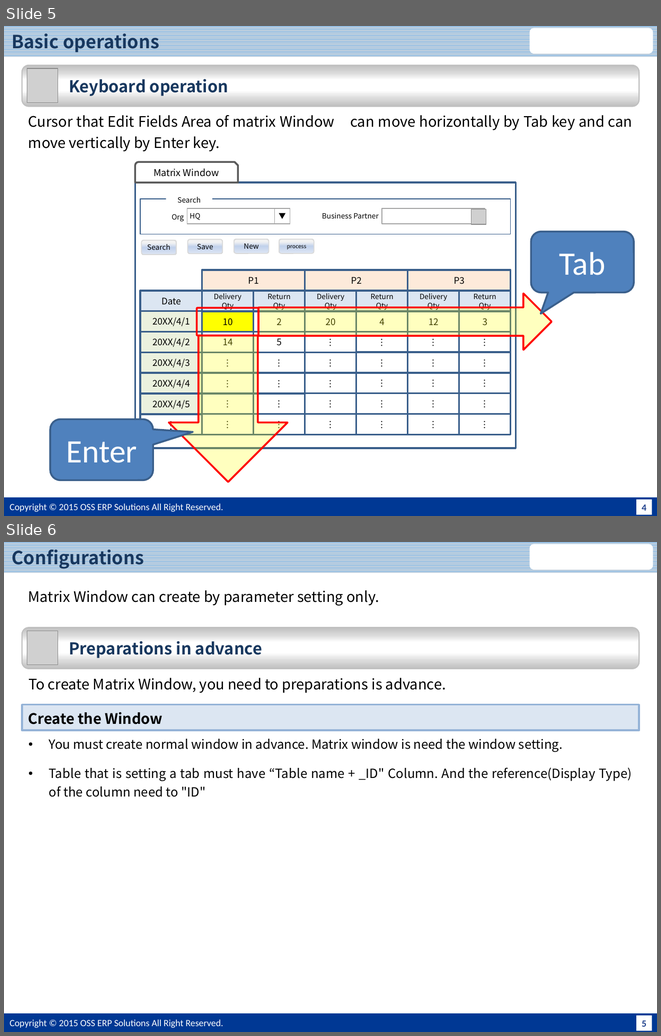
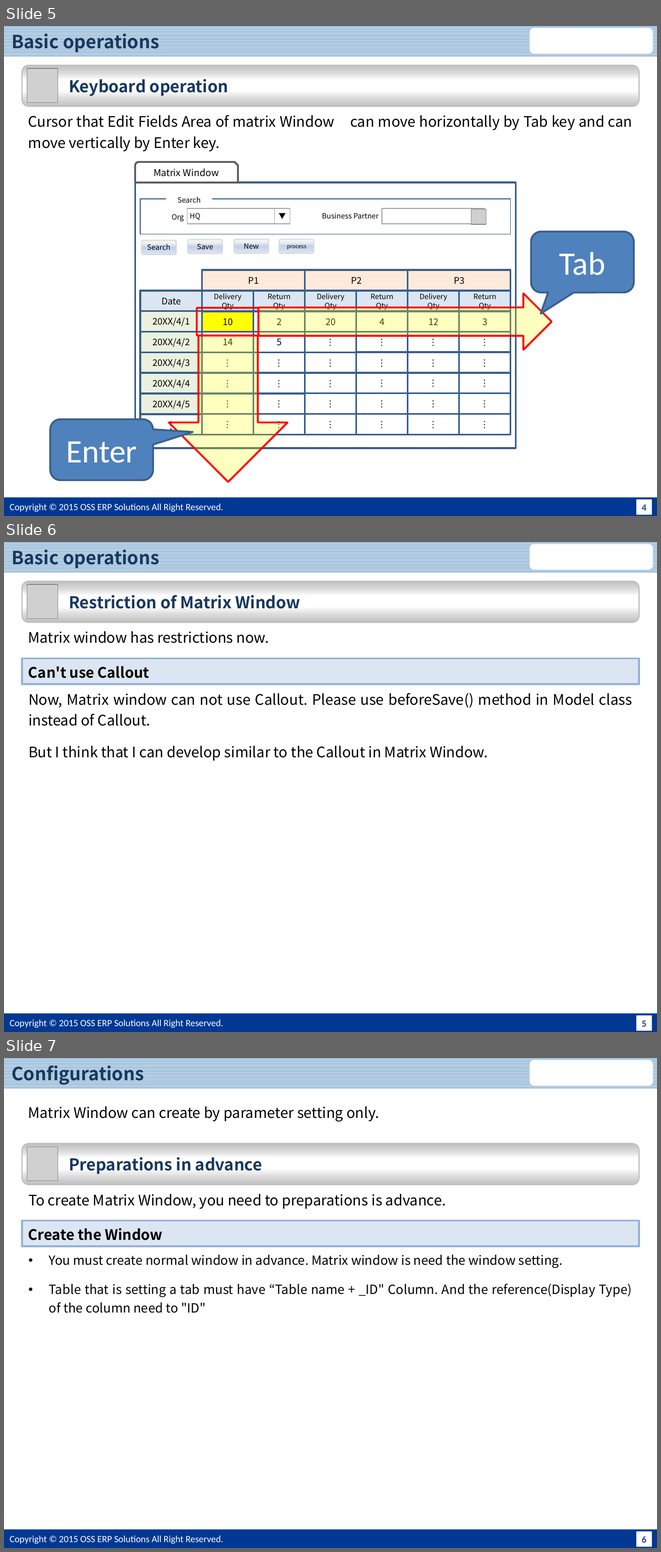
Before and after one commit to JPiere/jpiere.plugin.webui.matrixwindow, a slide deck: Doc/JPIERE-0098_MatrixWindow.pptx. Shown one above the other, each under a label of ours: slides 5 and 6 before the commit, slides 5, 6 and 7 after it. The pictures are 661x1036 and 661x1552 pixels, drawn with LibreOffice and Linux fonts; fonts in the diff are those of the drawing; grey boxes stand for pictures; background and template pictures are left out. Boxes give left, top, right and bottom in pixels: in the first picture for what was removed or moved away, otherwise in the second. Text is boxed around its words. In the diff, an @@ line names an element or a change of style, - is before the commit and + after.

Commit message:
update document

```diff
--- a/Doc/JPIERE-0098_MatrixWindow.pptx
+++ b/Doc/JPIERE-0098_MatrixWindow.pptx
@@ slide 6 added at bbox=[4, 542, 657, 1032], background #FFFFFF; not listed: 5 template elements that a slide beside it also shows @@
@@ title added at bbox=[11, 547, 159, 569], 20 pt, text #17375E, bold @@
+Basic operations
@@ rounded rectangle added at bbox=[22, 581, 639, 623], fill gradient #BFBFBF to #D9D9D9 to #FFFFFF, outline #C0C0C0 1.25 pt, 18 pt, text #17375E, bold @@
+Restriction of Matrix Window
@@ picture added at bbox=[27, 584, 58, 618] @@
@@ text added at bbox=[28, 631, 269, 643], 16 pt, text #000000 @@
+Matrix window has restrictions now.
@@ rectangle added at bbox=[22, 658, 639, 684], fill #DCE6F2, outline #95B3D7 2 pt, 16 pt, text #000000, bold @@
+Can't use Callout
@@ text added at bbox=[28, 693, 633, 761], 16 pt, text #000000 @@
+Now, Matrix window can not use Callout. Please use beforeSave() method in Model class instead of Callout.
+But I think that I can develop similar to the Callout in Matrix Window.
@@ what was slide 6 is now slide 7 @@
@@ page number at bbox=[642, 1536, 646, 1542]: text changed @@
-5
+6
```
